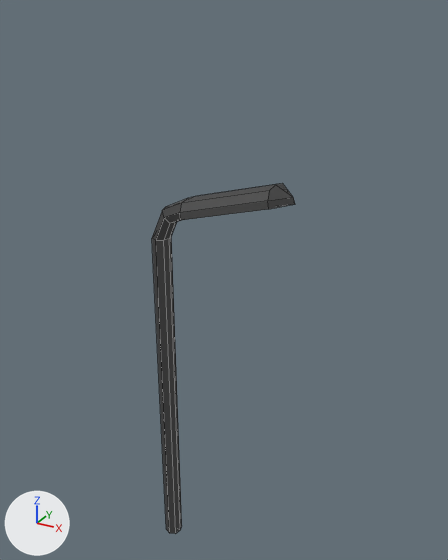
The FBX model Assets/3DModels/Props/lamppost.fbx, before and after one commit.
Both versions are drawn from a 50 mm camera at (1.68, -2.82, 4.62) aimed at (-0.48, 1.11, 2.65). The axes (+X, +Y, +Z) are drawn at lower left. The lights are the same throughout. Mesh edges are drawn as thin lines.
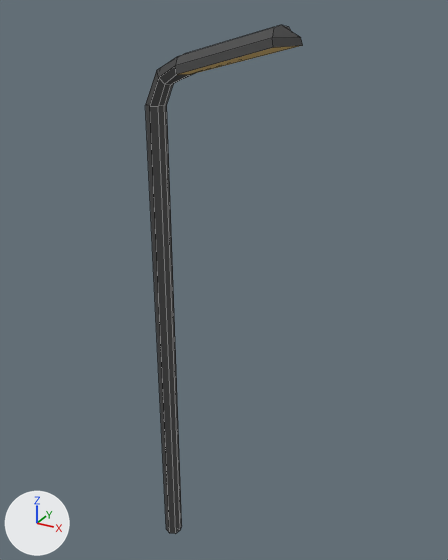
Boxes [x1, y1, x2, y2] around the edits, measured in the pictures (448 x 560 px):
'Cube', reshaped (10% wider, 45% taller)
    before: [152, 183, 295, 534]
    after: [145, 25, 303, 534]

The change, as a diff of the scene's bpy script:
```diff
--- a/Assets/3DModels/Props/lamppost.fbx.py
+++ b/Assets/3DModels/Props/lamppost.fbx.py
@@ me_cube @@
 me_cube.from_pydata(...)  # 42 vertices, 40 faces; spans x -0.07..1.1, y -0.17..0.17, z 0.0..3.52
 # used by ob_cube; location = (-0.945, 0.945, 0.0)
+# me_cube part 1: all 33 vertices in x -0.07..1.1, y -0.17..0.17, z 2.98..3.52 are moved by (0.0, 0.0, 1.0)
 me_cube.materials.append(mat_lamp)
```
